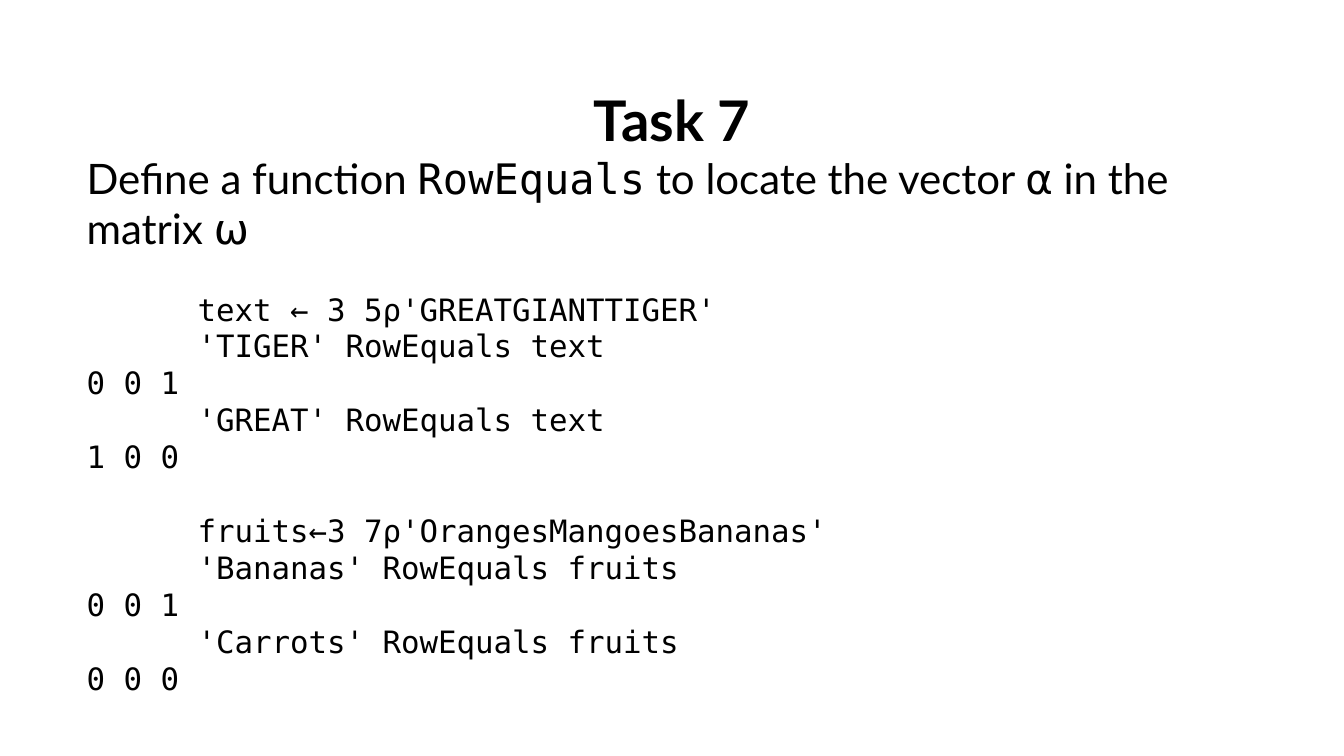
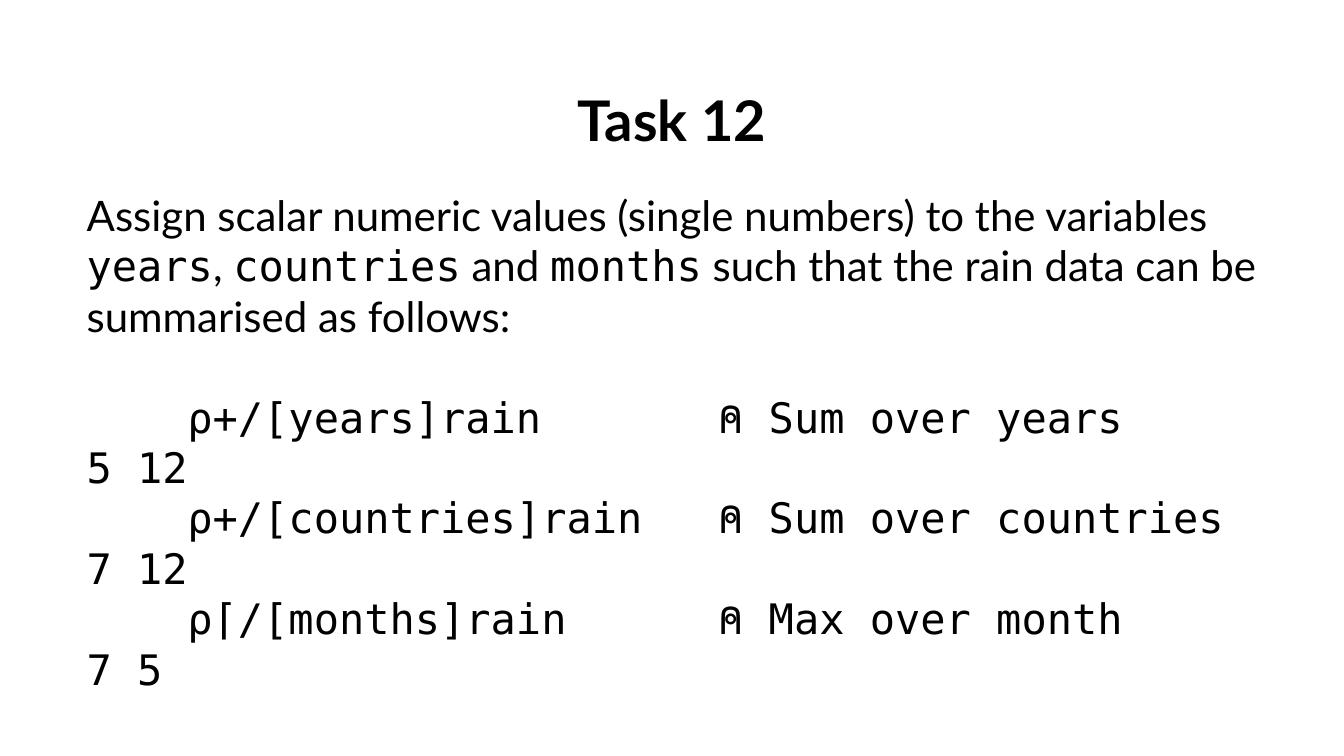
Before and after one commit to abrudz/tasks, a slide deck: slide 12 of tasks5.pptx (slide 7 before the commit). Drawn at 1344x756 pixels with LibreOffice and Linux fonts; fonts in the diff are those of the drawing. Boxes give left, top, right and bottom in pixels: in the first picture for what was removed or moved away, otherwise in the second. Text is boxed around its words. In the diff, an @@ line names an element or a change of style, - is before the commit and + after.

```diff
--- a/tasks5.pptx
+++ b/tasks5.pptx
@@ text at (x1=87, y1=99, x2=1256, y2=643): text changed; size 22 to 30 pt @@
-Task 7
-Define a function RowEquals to locate the vector ⍺ in the matrix ⍵
-text ← 3 5⍴'GREATGIANTTIGER'
-'TIGER' RowEquals text
-0 0 1
-'GREAT' RowEquals text
-1 0 0
-fruits←3 7⍴'OrangesMangoesBananas'
-'Bananas' RowEquals fruits
-0 0 1
-'Carrots' RowEquals fruits
-0 0 0
+Task 12
+Assign scalar numeric values (single numbers) to the variables years, countries and months such that the rain data can be summarised as follows:
+⍴+/[years]rain ⍝ Sum over years
+5 12
+⍴+/[countries]rain ⍝ Sum over countries
+7 12
+⍴⌈/[months]rain ⍝ Max over month
+7 5
```
Also in this commit, not shown: 3 other slides changed, 11 slides added, 11 slides removed, 1 other file.
